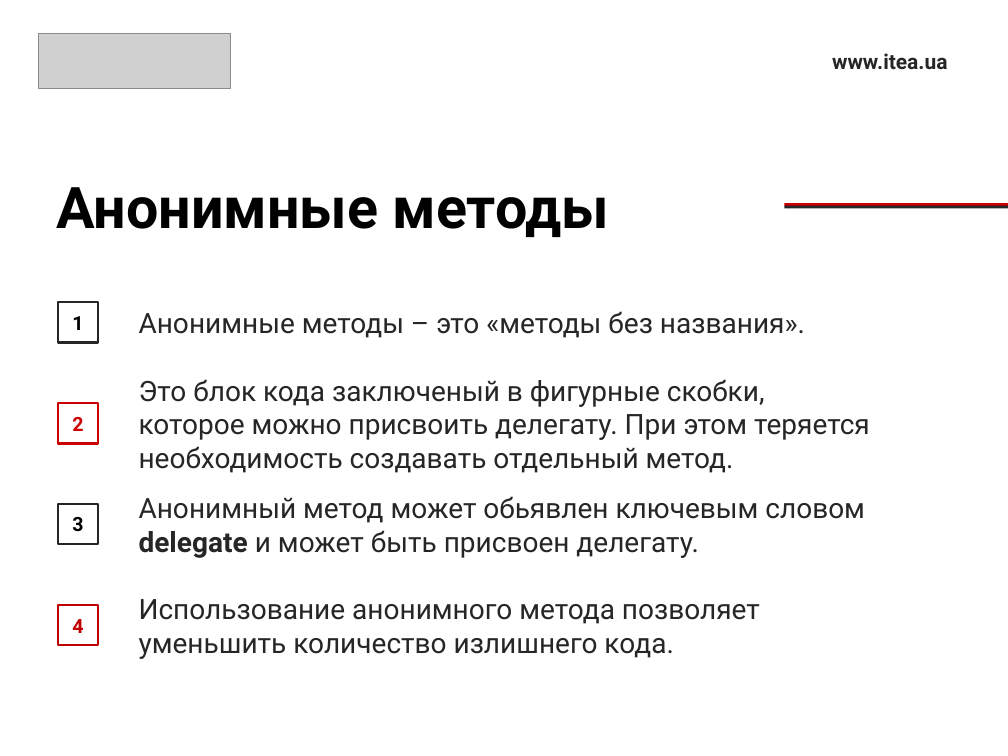
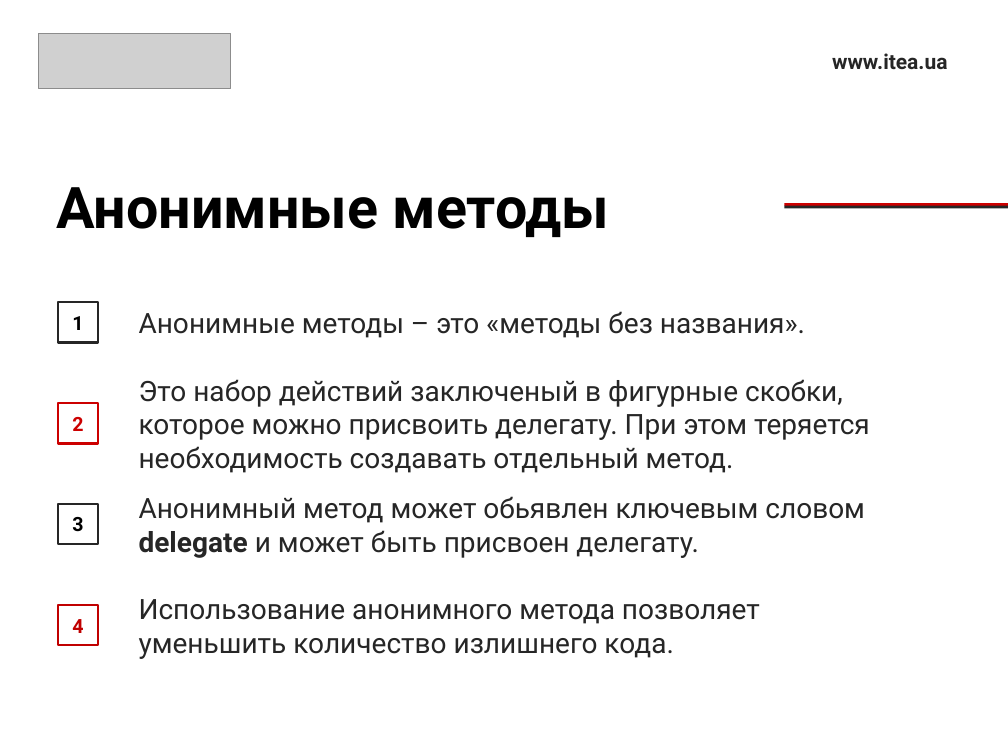
Before and after one commit to Ryabik/CSharpProfessional, a slide deck: slide 3 of 4.DelegatesAndEvents/DelegatesAndEvents.pptx. Drawn at 1008x756 pixels with LibreOffice and Linux fonts; fonts in the diff are those of the drawing; grey boxes stand for pictures. Boxes give left, top, right and bottom in pixels: in the first picture for what was removed or moved away, otherwise in the second. Text is boxed around its words. In the diff, an @@ line names an element or a change of style, - is before the commit and + after.

```diff
--- a/4.DelegatesAndEvents/DelegatesAndEvents.pptx
+++ b/4.DelegatesAndEvents/DelegatesAndEvents.pptx
@@ text at [139,379,870,473]: text changed @@
-Это блок кода заключеный в фигурные скобки, которое можно присвоить делегату. При этом теряется необходимость создавать отдельный метод.
+Это набор действий заключеный в фигурные скобки, которое можно присвоить делегату. При этом теряется необходимость создавать отдельный метод.
```
Also in this commit, not shown: 1 other slide changed, 5 other files.
